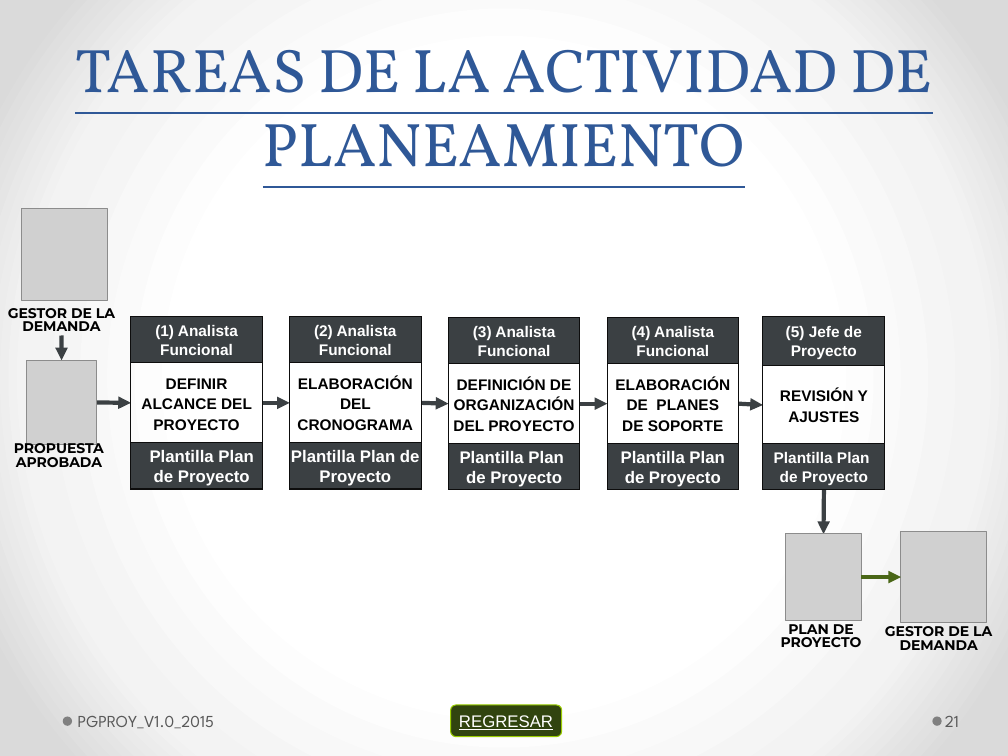
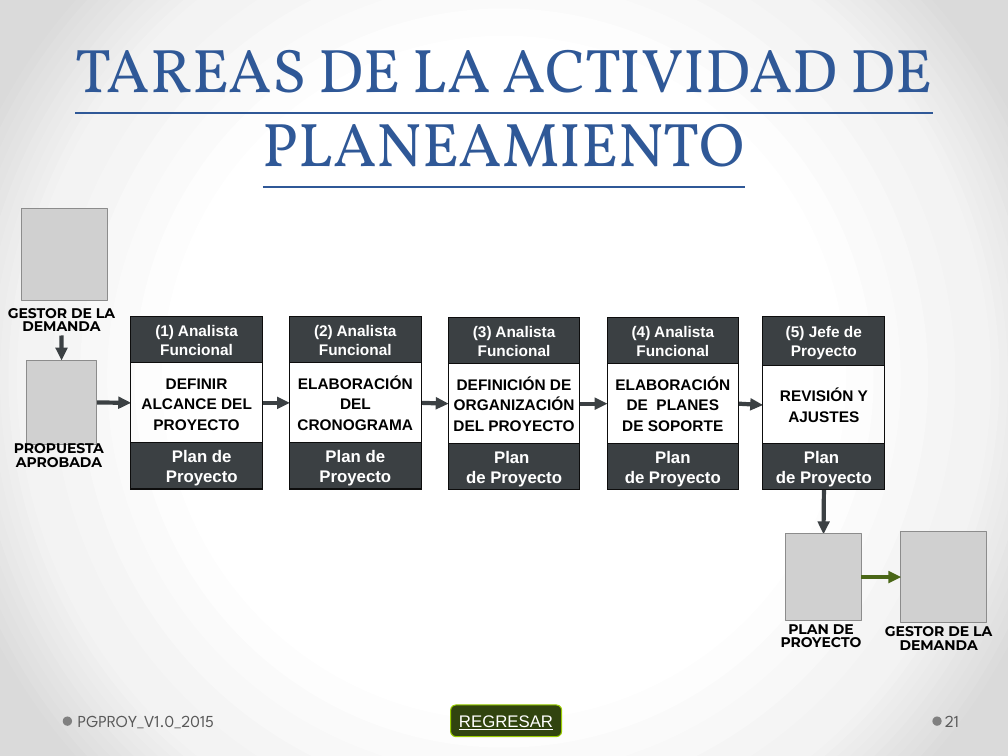
Before and after one commit to lowrider80/UTP-GPS-ALARM, a slide deck: slide 21 of Area_de_Proceso-_PP-PMC/PGPROY/PGPROY_V1.1_2015.pptx. Drawn at 1008x756 pixels with LibreOffice and Linux fonts; fonts in the diff are those of the drawing; grey boxes stand for pictures. Boxes give left, top, right and bottom in pixels: in the first picture for what was removed or moved away, otherwise in the second. Text is boxed around its words. In the diff, an @@ line names an element or a change of style, - is before the commit and + after.

Commit message:
Proceso Gestión de Proyecto

```diff
--- a/Area_de_Proceso-_PP-PMC/PGPROY/PGPROY_V1.1_2015.pptx
+++ b/Area_de_Proceso-_PP-PMC/PGPROY/PGPROY_V1.1_2015.pptx
@@ text in rectangle at <box>166,450,238,486</box>: text changed @@
-Plantilla Plan de Proyecto
+Plan de Proyecto
@@ text in rectangle at <box>319,450,391,486</box>: text changed @@
-Plantilla Plan de Proyecto
+Plan de Proyecto
@@ text in rectangle at <box>494,451,529,463</box>: text changed @@
-Plantilla Plan
+Plan
@@ text in rectangle at <box>655,451,690,463</box>: text changed @@
-Plantilla Plan
+Plan
@@ text in rectangle at <box>776,471,872,487</box>: size 11 to 12 pt in "de Proyecto" @@
@@ text in rectangle at <box>804,451,839,463</box>: text changed; size 11 to 12 pt @@
-Plantilla Plan
+Plan
```
Also in this commit, not shown: 30 other slides changed.
